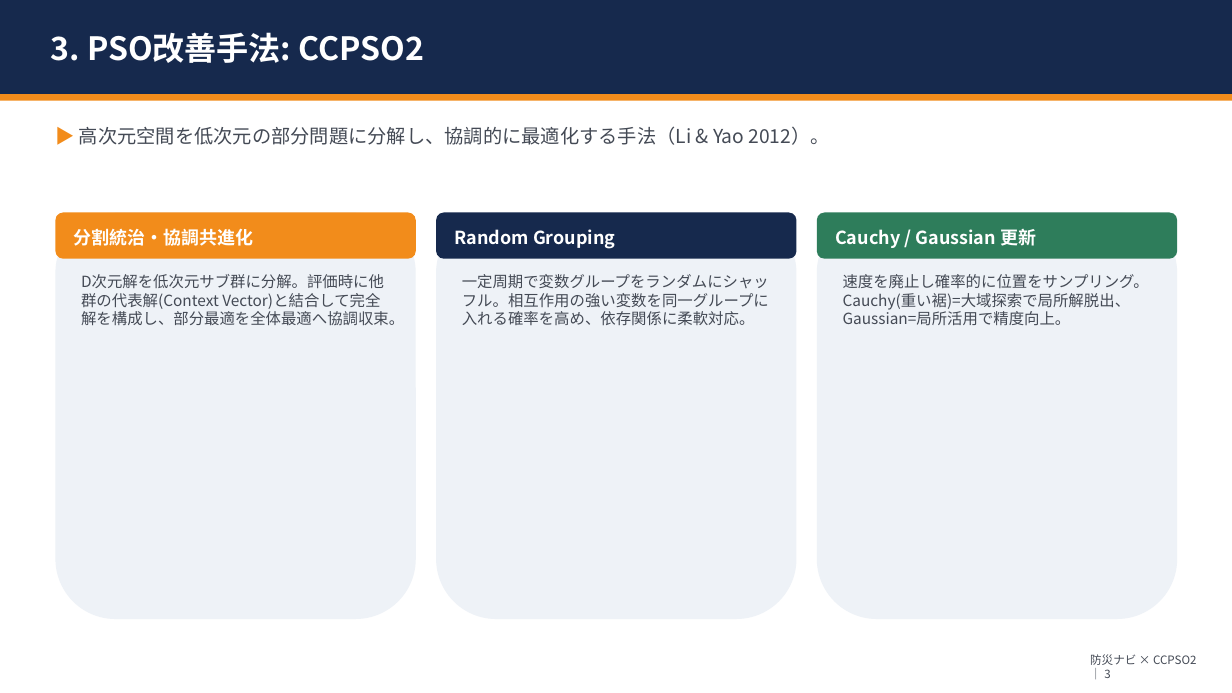
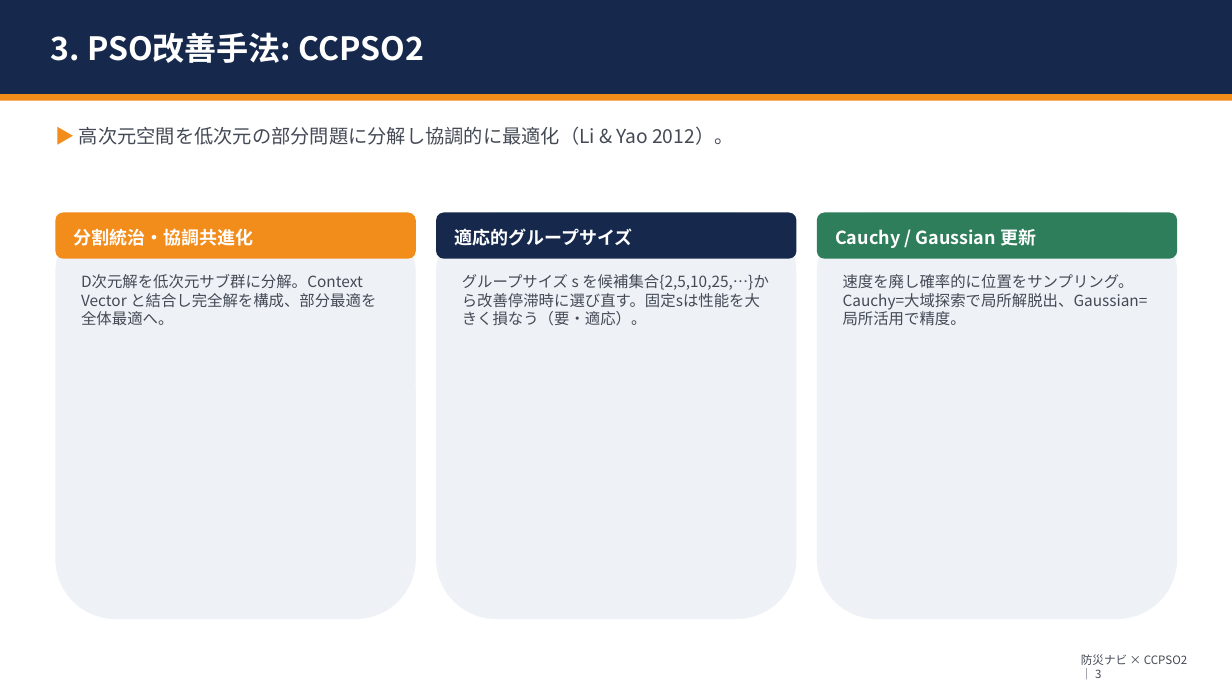
Before and after one commit to ntaku256/flood_pso, a slide deck: slide 4 of docs/特別研究_進捗整理_202606.pptx. Drawn at 1232x693 pixels with LibreOffice and Linux fonts; fonts in the diff are those of the drawing. Boxes give left, top, right and bottom in pixels: in the first picture for what was removed or moved away, otherwise in the second. Text is boxed around its words. In the diff, an @@ line names an element or a change of style, - is before the commit and + after.

```diff
--- a/docs/特別研究_進捗整理_202606.pptx
+++ b/docs/特別研究_進捗整理_202606.pptx
@@ text at [79, 126, 733, 145]: text changed @@
-▶ 高次元空間を低次元の部分問題に分解し、協調的に最適化する手法（Li & Yao 2012）。
+▶ 高次元空間を低次元の部分問題に分解し協調的に最適化（Li & Yao 2012）。
@@ text at [454, 228, 632, 246]: text changed @@
-Random Grouping
+適応的グループサイズ
@@ text at [81, 274, 376, 325]: text changed @@
-D次元解を低次元サブ群に分解。評価時に他群の代表解(Context Vector)と結合して完全解を構成し、部分最適を全体最適へ協調収束。
+D次元解を低次元サブ群に分解。Context Vector と結合し完全解を構成、部分最適を全体最適へ。
@@ text at [462, 274, 769, 326]: text changed @@
-一定周期で変数グループをランダムにシャッフル。相互作用の強い変数を同一グループに入れる確率を高め、依存関係に柔軟対応。
+グループサイズ s を候補集合{2,5,10,25,…}から改善停滞時に選び直す。固定sは性能を大きく損なう（要・適応）。
@@ text at [843, 274, 1148, 325]: text changed @@
-速度を廃止し確率的に位置をサンプリング。Cauchy(重い裾)=大域探索で局所解脱出、Gaussian=局所活用で精度向上。
+速度を廃し確率的に位置をサンプリング。Cauchy=大域探索で局所解脱出、Gaussian=局所活用で精度。
@@ text "防災ナビ × CCPSO2 ｜ 3": place and size @@
-text "防災ナビ × CCPSO2 ｜ 3" at [1090, 654, 1196, 678]
+text "防災ナビ × CCPSO2 ｜ 3" at [1081, 654, 1187, 678]
```
Also in this commit, not shown: 10 other slides changed, 4 slides added, 3 slides removed, 48 other files.
